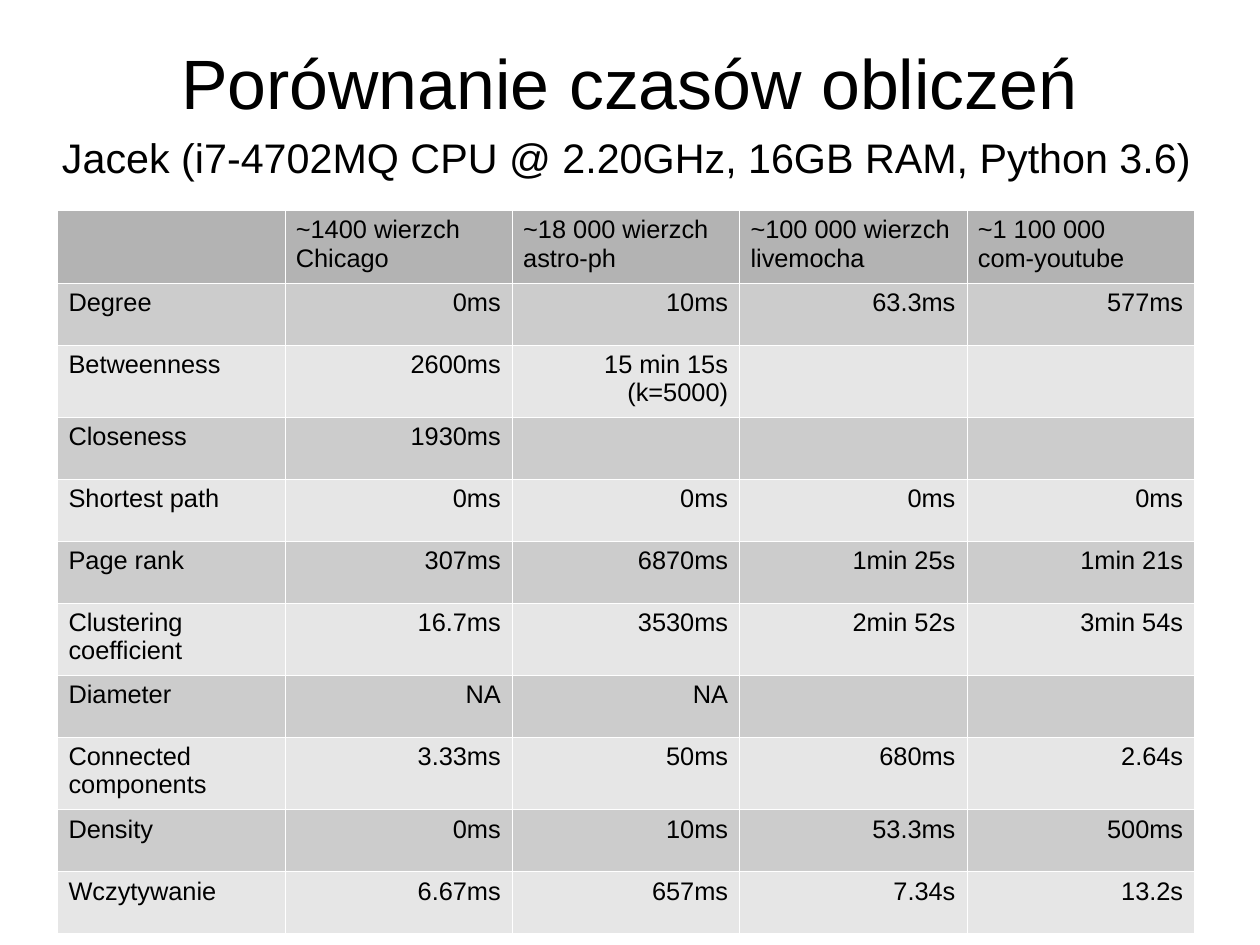
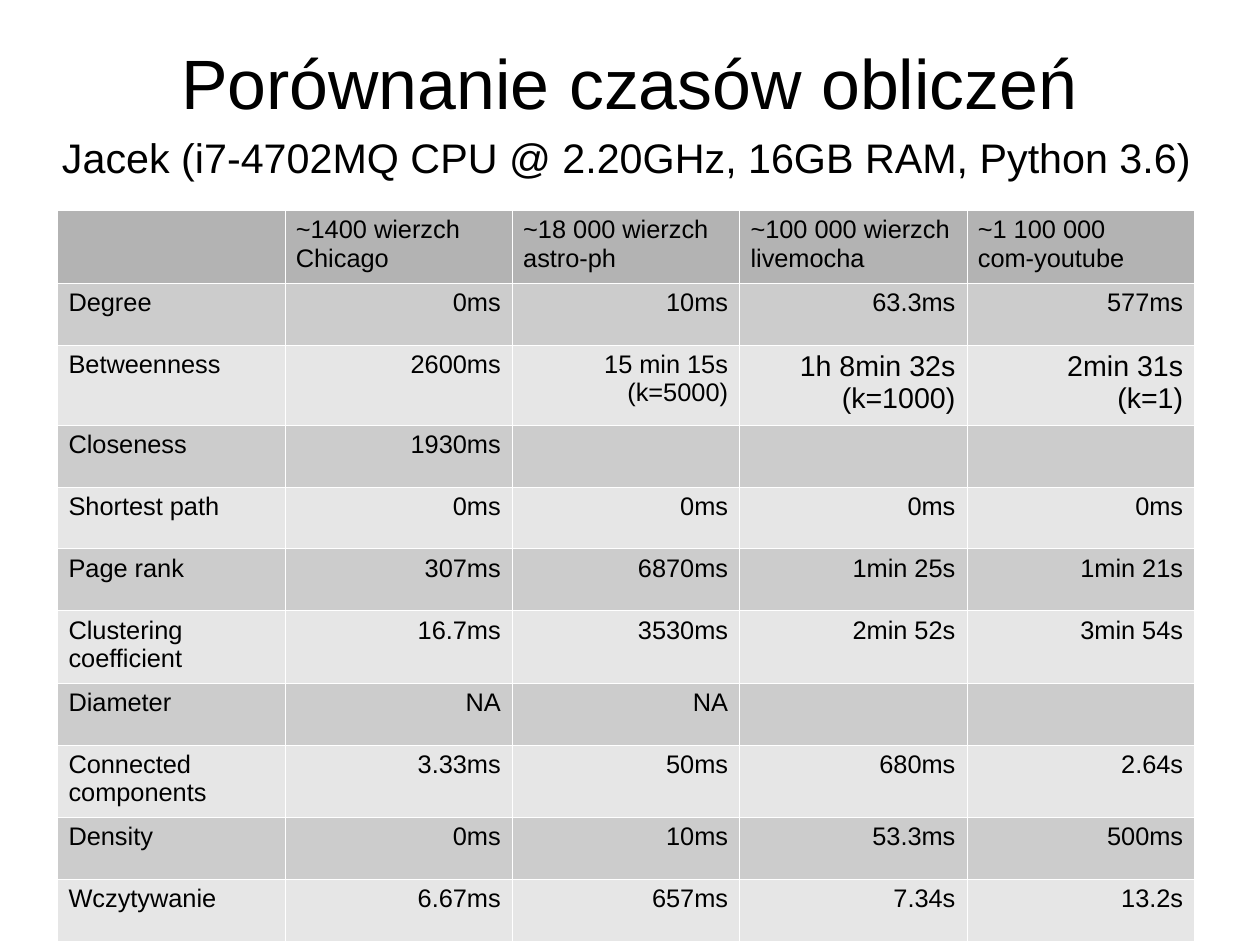
Before and after one commit to piotrm50/cns-networkx-presentation, a slide deck: slide 29 of prezentacja.odp (slide 28 before the commit). Drawn at 1260x945 pixels with LibreOffice and Linux fonts; fonts in the diff are those of the drawing. Boxes give left, top, right and bottom in pixels: in the first picture for what was removed or moved away, otherwise in the second. Text is boxed around its words. In the diff, an @@ line names an element or a change of style, - is before the commit and + after.

Commit message:
Improved presentation

```diff
--- a/prezentacja.odp
+++ b/prezentacja.odp
@@ table at bbox=[57, 210, 1195, 924] @@
-row 3, column 4: 
+row 3, column 4: 1h 8min 32s (k=1000)
-row 3, column 5: 
+row 3, column 5: 2min 31s / (k=1)
```
Also in this commit, not shown: 2 other slides changed, 2 slides added.
